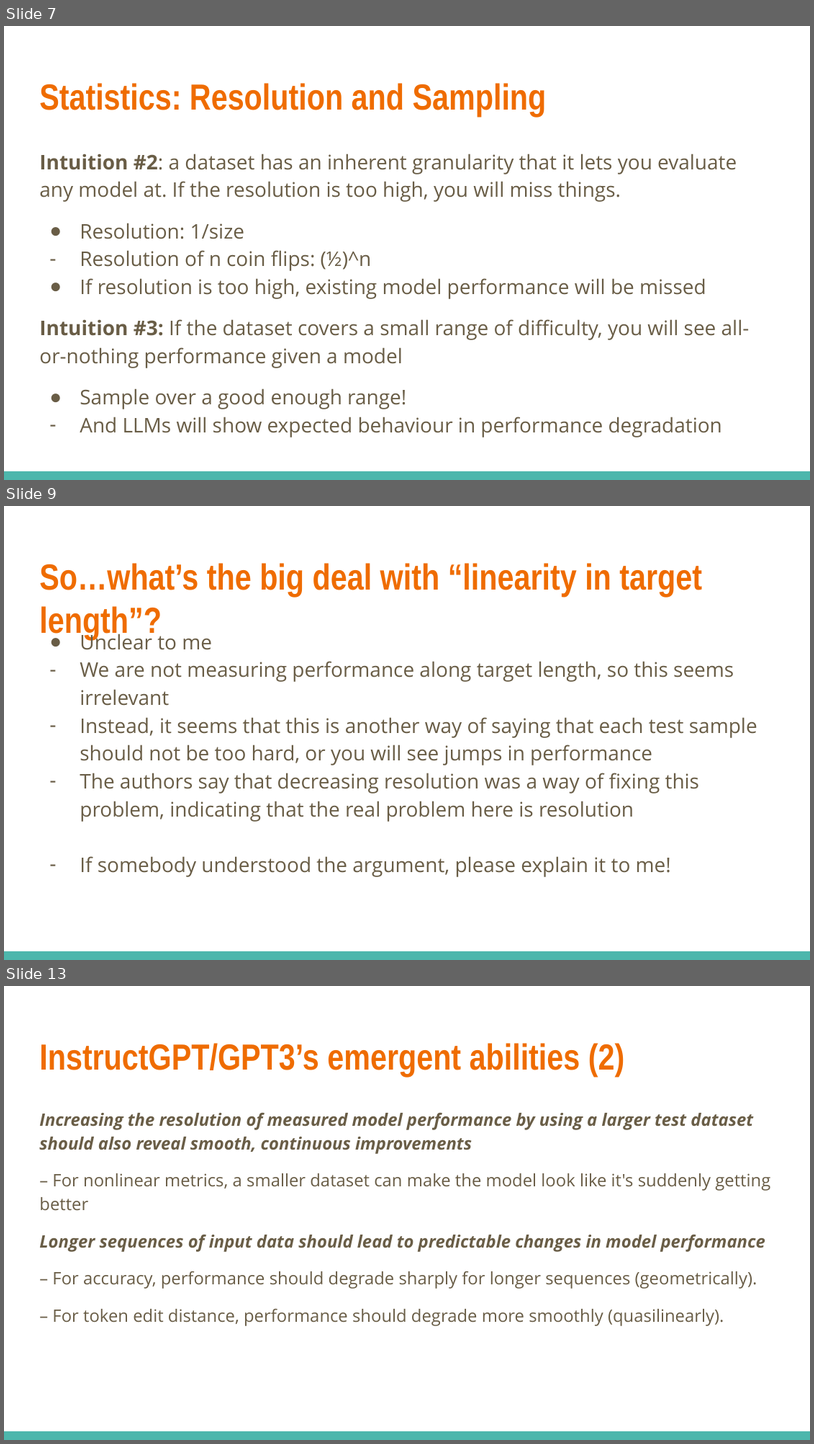
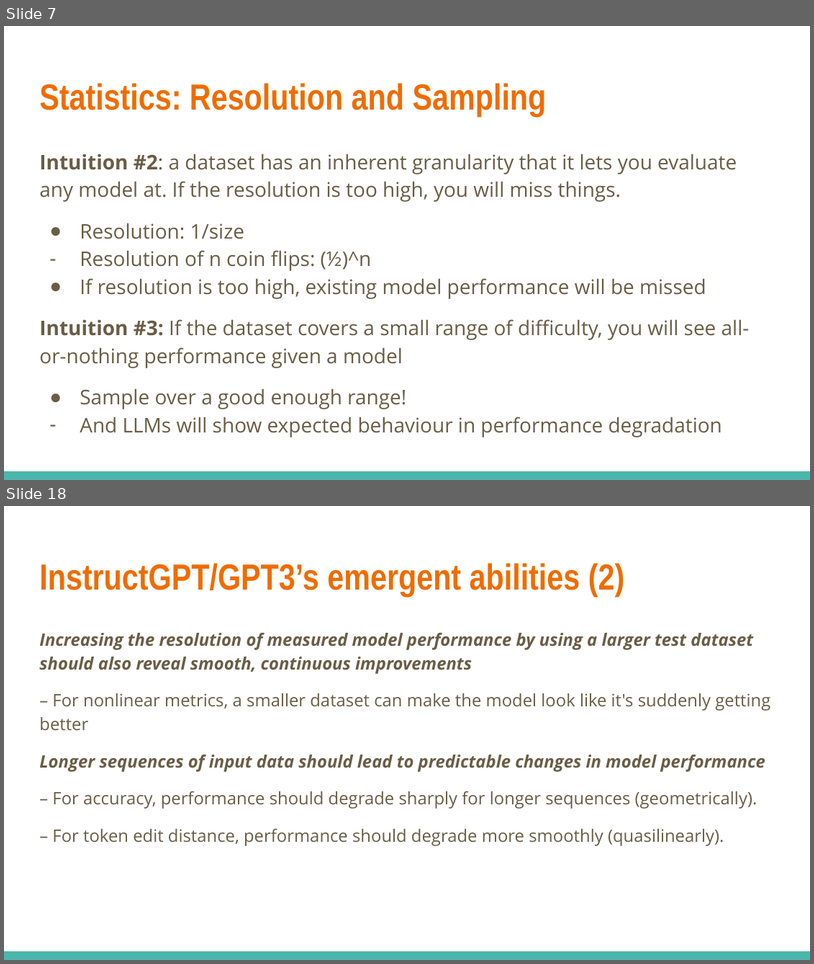
Before and after one commit to JHU-CLSP/csci-601-771-self-supervised-models, a slide deck: fa2024/files/presentations/9-19-EmergentAbility-Zhong-Bafna.pptx. Shown one above the other, each under a label of ours: slides 7, 9 and 13 before the commit, slides 7 and 18 after it; the slides between them are not shown. The pictures are 814x1444 and 814x964 pixels, drawn with LibreOffice and Linux fonts; fonts in the diff are those of the drawing. Boxes give left, top, right and bottom in pixels: in the first picture for what was removed or moved away, otherwise in the second. Text is boxed around its words. In the diff, an @@ line names an element or a change of style, - is before the commit and + after.

Commit message:
Update slides 9/19

```diff
--- a/fa2024/files/presentations/9-19-EmergentAbility-Zhong-Bafna.pptx
+++ b/fa2024/files/presentations/9-19-EmergentAbility-Zhong-Bafna.pptx
@@ slide 9 removed at [4, 506, 810, 960], background #FFFFFF; not listed: 1 template element that a slide beside it also shows @@
@@ title removed at [39, 563, 702, 597] @@
-So…what’s the big deal with “linearity in target length”?
@@ text removed at [80, 630, 758, 877] @@
-● Unclear to me
-– We are not measuring performance along target length, so this seems irrelevant
-– Instead, it seems that this is another way of saying that each test sample should not be too hard, or you will see jumps in performance
-– The authors say that decreasing resolution was a way of fixing this problem, indicating that the real problem here is resolution
-– If somebody understood the argument, please explain it to me!
@@ what was slide 13 is now slide 18 @@
```
Also in this commit, not shown: 13 slides changed, 18 slides added, 4 other slides removed, 1 other file.
